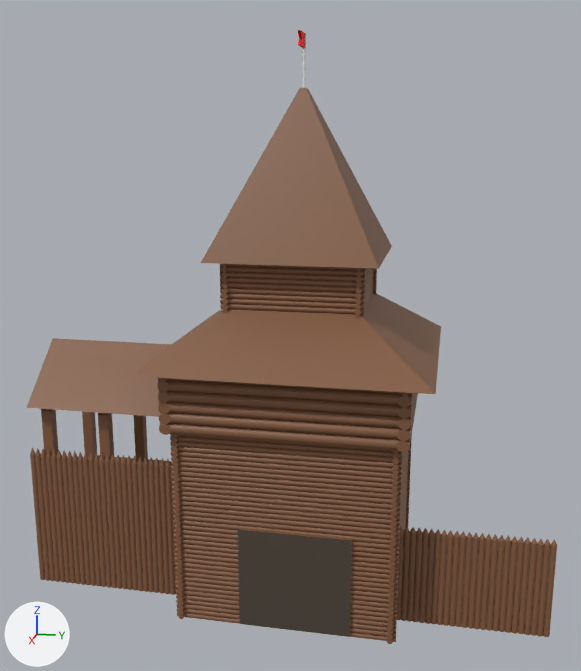
The glTF model big_grad_n.glb, before and after one commit.
Camera for both pictures: a 50 mm lens placed at (30.3, 7.6, 18.5), pointed at (-0.4, 1.5, 10.8). The axes (+X, +Y, +Z) are drawn at lower left. The lights are the same throughout. Where no turn or scale is listed for an object, it has been applied to the vertices. Vertices at the same position are counted once.

In view in the first picture: 'Цилиндр.011'.
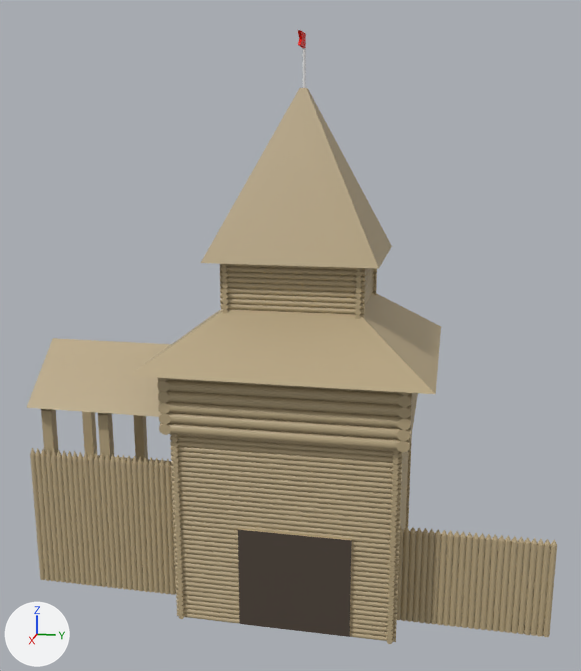
Edits to the bpy script that builds the scene:
```text
Add mat_материал_003:
    mat_материал_003 = principled_material('Материал.003')
    mat_материал_003.base_color = (0.479, 0.379, 0.221)  # beige #b8a681
Change me_цилиндр_019:
    where me_цилиндр_019.from_pydata(...)  # 22270 vertices, 44336 faces; spans x -5.5..4.5, y -10.0..11.0, z -4.9..17.2
    used by ob_цилиндр_011; location = (0.0, 1.0, 5.0)
    me_цилиндр_019 part 1: all 44190 faces that had it switch from mat_материал (brown #845b3f) to mat_материал_003 (beige #b8a681)
```

Boxes (x1, y1, x2, y2) around the edits, measured in the pictures (581 x 671 px):
part 1 of me_цилиндр_019, recoloured (brown to beige): (27, 88, 557, 644) in both
